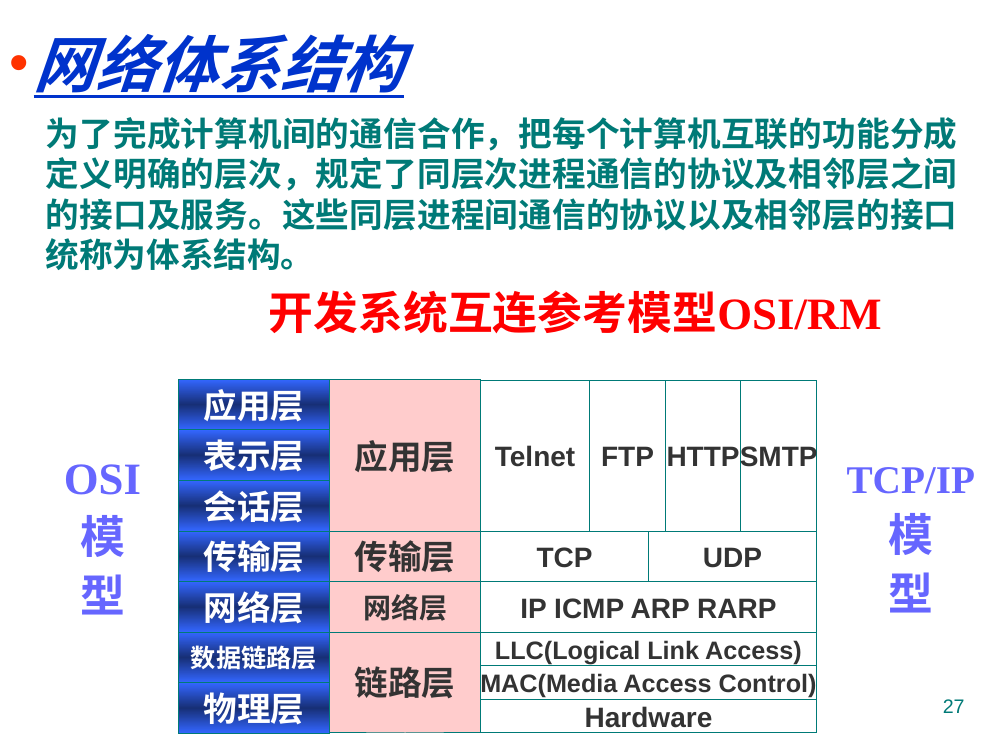
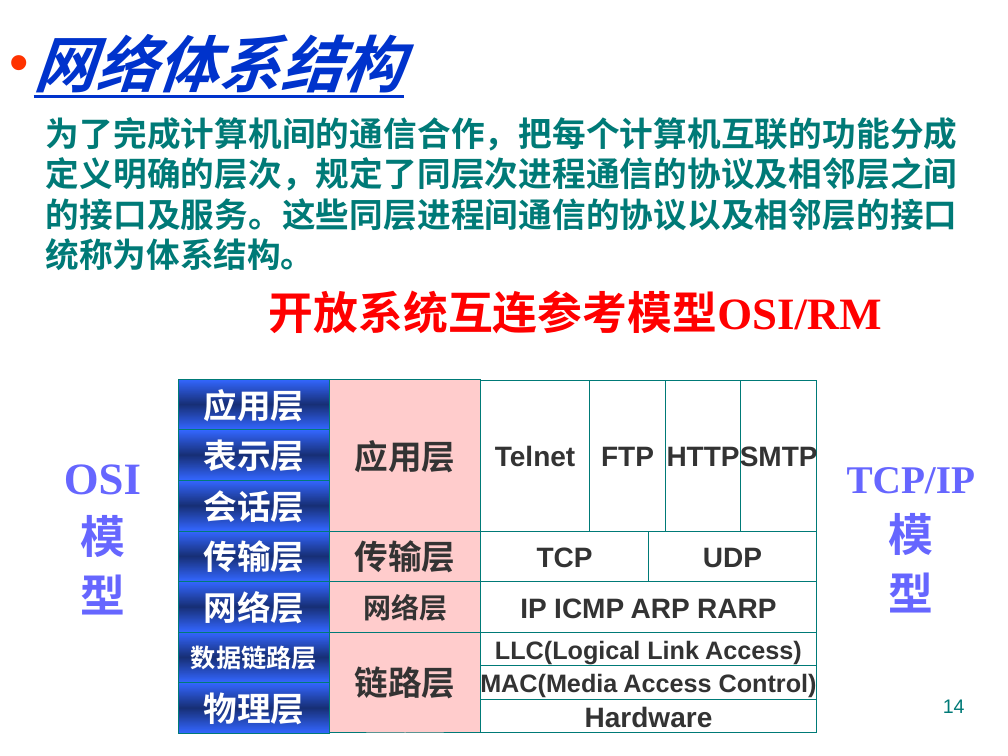
Before and after one commit to jtrfid/C-Repositories, a slide deck: slide 14 of 2016/计算机导论/pptx/5. 计算机网络入门.pptx (slide 27 before the commit). Drawn at 1008x756 pixels with LibreOffice and Linux fonts; fonts in the diff are those of the drawing; background and template pictures are left out. Boxes give left, top, right and bottom in pixels: in the first picture for what was removed or moved away, otherwise in the second. Text is boxed around its words. In the diff, an @@ line names an element or a change of style, - is before the commit and + after.

```diff
--- a/2016/计算机导论/pptx/5. 计算机网络入门.pptx
+++ b/2016/计算机导论/pptx/5. 计算机网络入门.pptx
@@ text at (269,290,882,333): text changed @@
-开发系统互连参考模型OSI/RM
+开放系统互连参考模型OSI/RM
@@ page number at (943,699,965,713): text changed @@
-27
+14
```
Also in this commit, not shown: 3 other slides changed, 15 slides removed.
